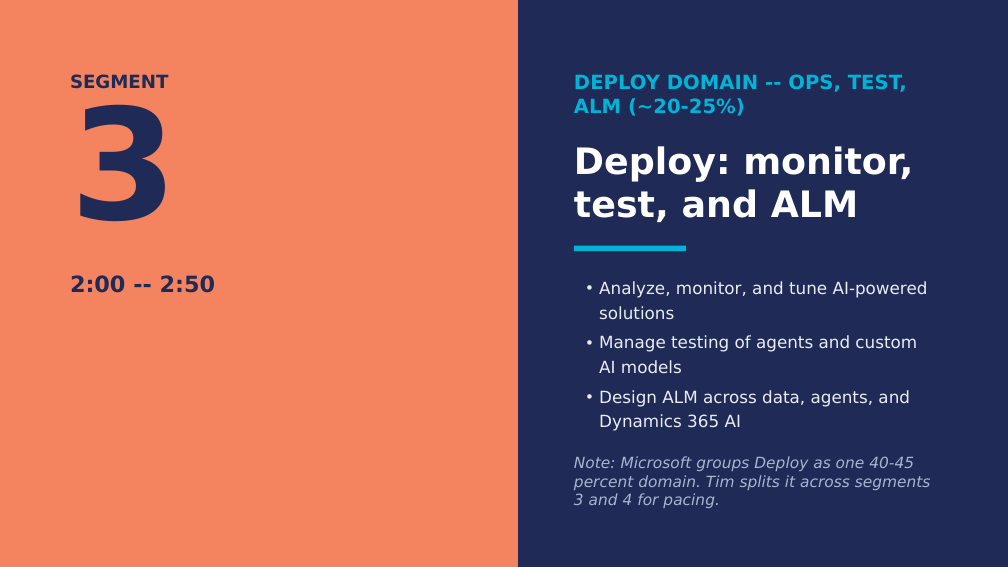
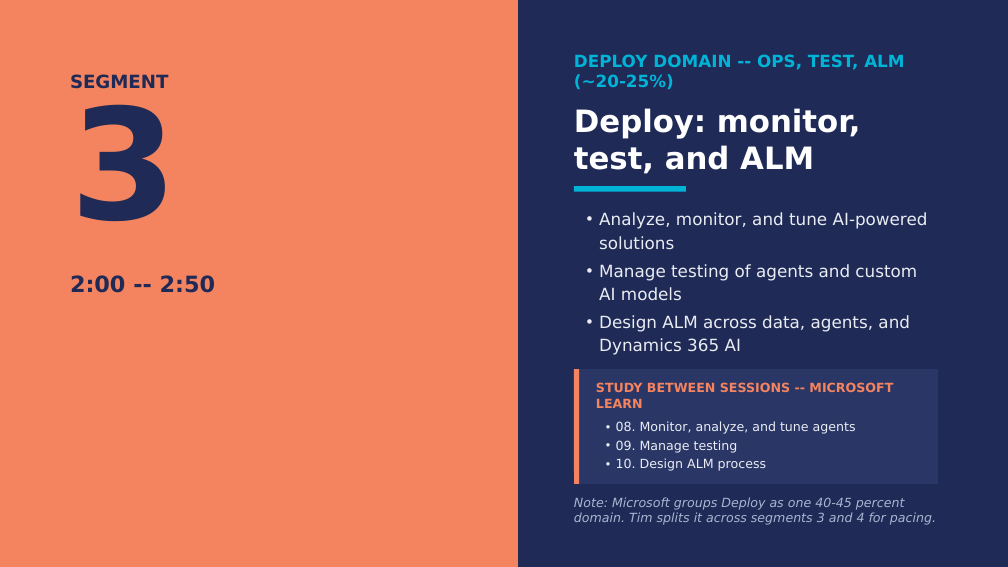
Before and after one commit to timothywarner-org/ab100, a slide deck: slide 15 of docs/ab100-course-deck-april-2026.pptx (slide 11 before the commit). Drawn at 1008x567 pixels with LibreOffice and Linux fonts; fonts in the diff are those of the drawing. Boxes give left, top, right and bottom in pixels: in the first picture for what was removed or moved away, otherwise in the second. Text is boxed around its words. In the diff, an @@ line names an element or a change of style, - is before the commit and + after.

Commit message:
feat(src): POC Foundry agent + MCP + ACA + APIM stack
End-to-end deployable stack under /src for the AB-100 Hour 3 demo:
caller -> APIM (Consumption, subscription key, rate-limit, rewrite-uri)
       -> ACA Container App (UAMI, public ingress, /health probe)
       -> Python MCP server (FastMCP, stateless, /mcp POST)
       -> Foundry project Responses API on gpt-5.4-1.

Verified live against the scribe-foundry-resource / scribe-project
Foundry account: tools/list and tools/call ask_agent both return 200
through APIM with the agent's voice intact.

Build pipeline:
- src/app/        Python MCP server + Dockerfile
- src/infra/      Bicep (identity, logs, acr, aca, apim) at API
                  version 2025-01-01
- src/policies/   APIM inbound policy (rate-limit + set-backend +
                  rewrite-uri /mcp); rate-limit-by-key was rejected on
                  Consumption tier so we use plain rate-limit
- src/scripts/    00-login, 01-build-and-push (RG+UAMI+ACR bootstrap +
                  az acr build), 02-deploy-infra, 03-test (uses az rest
                  to bypass local apim ext bugs), 99-teardown
- src/README.md   one-page run book + AB-100 mapping

Removes the empty src/hourN-theme/README.md scaffolds (the four hours
now have their own real artifacts elsewhere). Adds .claude/ to
.gitignore for per-session agent state.

Also bundles standing edits to CLAUDE.md, README.md, course plan,
study resources, the Apr 2026 deck, and the local mirror of the
Architect Agentic AI Learn path under docs/learning-paths/.

```diff
--- a/docs/ab100-course-deck-april-2026.pptx
+++ b/docs/ab100-course-deck-april-2026.pptx
@@ text "DEPLOY DOMAIN -- OPS, TEST, ...": place and size @@
-text "DEPLOY DOMAIN -- OPS, TEST, ..." at (574, 74, 907, 116)
+text "DEPLOY DOMAIN -- OPS, TEST, ..." at (574, 54, 904, 89)
@@ text "DEPLOY DOMAIN -- OPS, TEST, ..." at (574, 54, 904, 89): size 14 to 12 pt; less space between paragraphs @@
@@ text "Deploy: monitor, test, and ALM": place and size @@
-text "Deploy: monitor, test, and ALM" at (574, 146, 913, 222)
+text "Deploy: monitor, test, and ALM" at (574, 108, 861, 174)
@@ text "Deploy: monitor, test, and ALM" at (574, 108, 861, 174): size 26 to 22 pt; less space between paragraphs @@
@@ text "Analyze, monitor, and tune AI-powered ...": place and size @@
-text "Analyze, monitor, and tune AI-powered ..." at (599, 281, 928, 431)
+text "Analyze, monitor, and tune AI-powered ..." at (599, 212, 928, 355)
@@ text "Analyze, monitor, and tune AI-powered ..." at (599, 212, 928, 355): line spacing 17.4pt to 16.8pt; less space between paragraphs @@
@@ rectangle: place and size @@
-rectangle at (574, 246, 685, 252)
+rectangle at (574, 186, 685, 193)
@@ rectangle added at (574, 369, 937, 484), fill #2A3666 @@
@@ line added from (577, 369) to (577, 484), #F4845F 3.75 pt @@
@@ text added at (596, 382, 893, 408), 9 pt, text #F4845F, bold @@
+STUDY BETWEEN SESSIONS -- MICROSOFT LEARN
@@ text added at (616, 421, 856, 471), 9 pt, text #E9ECF2 @@
+• 08. Monitor, analyze, and tune agents
+• 09. Manage testing
+• 10. Design ALM process
@@ text "Note: Microsoft groups Deploy as ...": place and size @@
-text "Note: Microsoft groups Deploy as ..." at (574, 456, 931, 508)
+text "Note: Microsoft groups Deploy as ..." at (574, 497, 936, 525)
@@ text "Note: Microsoft groups Deploy as ..." at (574, 497, 936, 525): size 11 to 9 pt; less space between paragraphs @@
```
Also in this commit, not shown: 4 other slides changed, 8 slides added, 1 slide removed, 41 other files.
